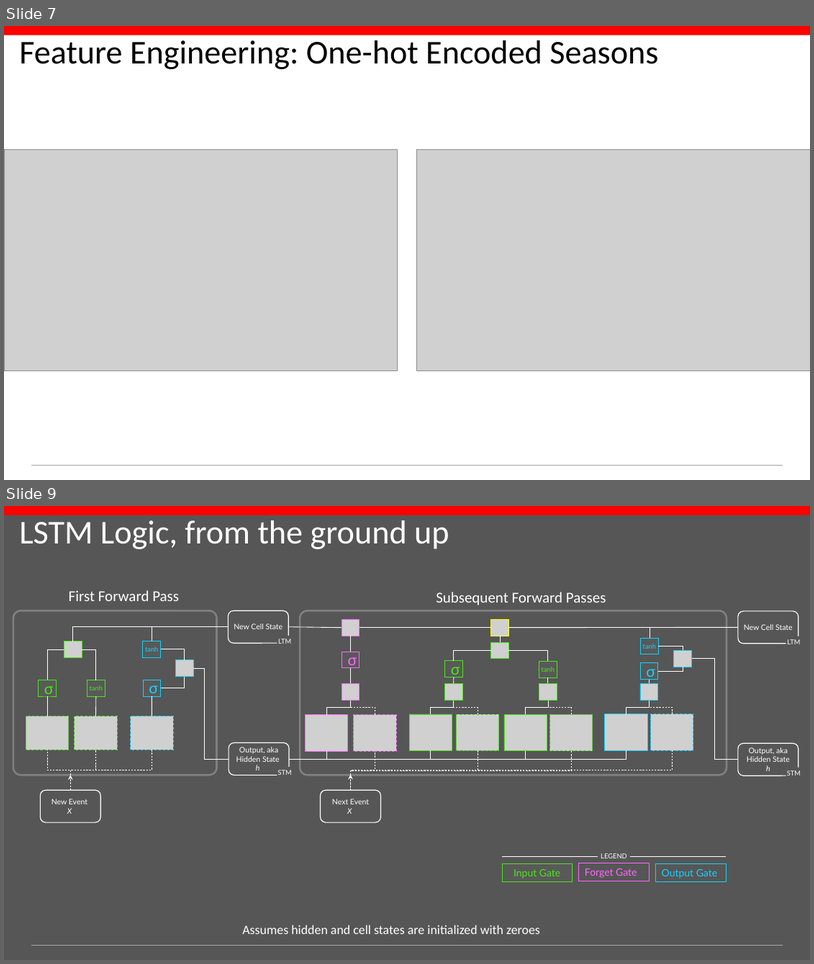
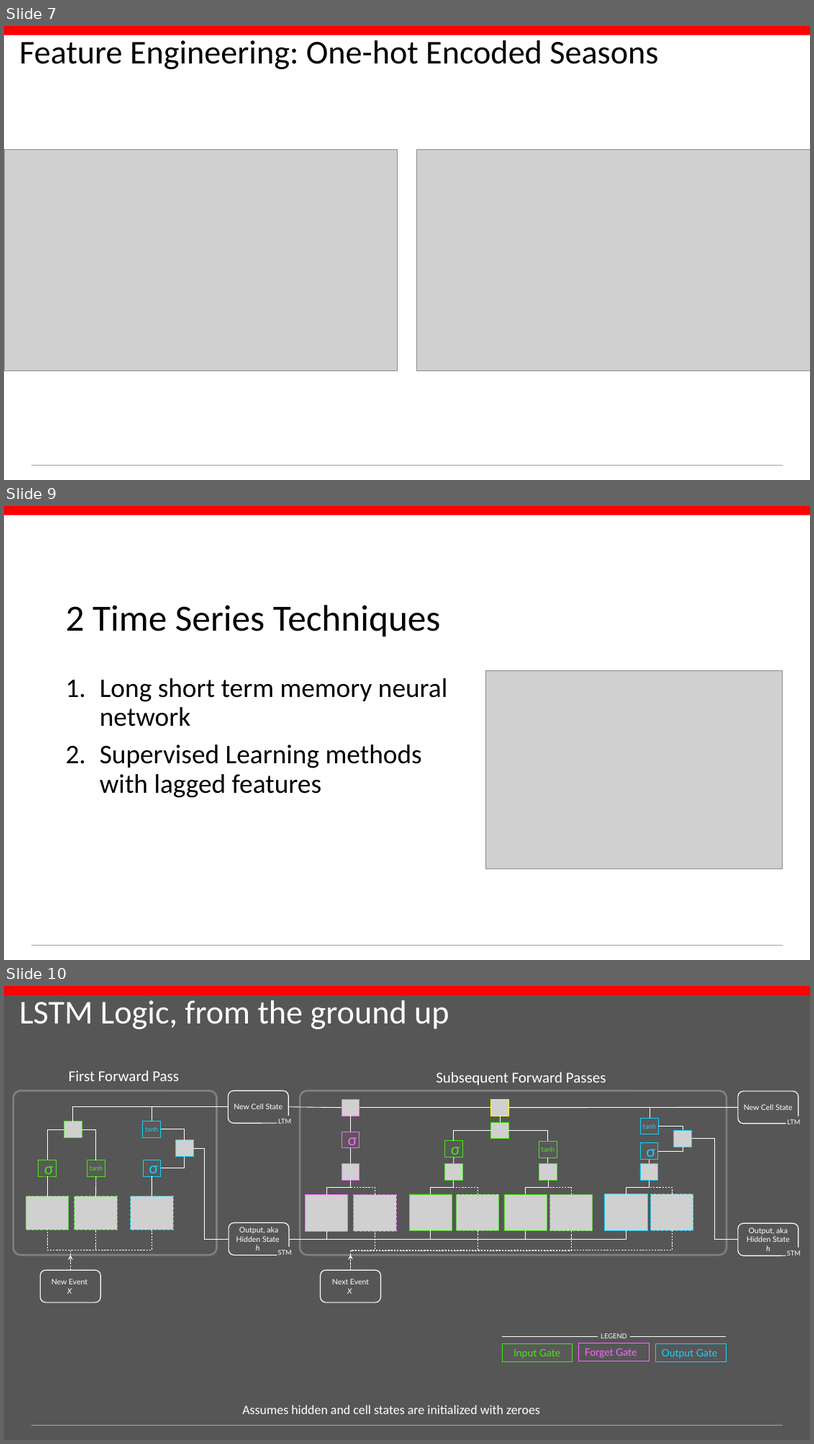
Before and after one commit to conditg/deng-ai, a slide deck: DengAI.pptx. Shown one above the other, each under a label of ours: slides 7 and 9 before the commit, slides 7, 9 and 10 after it; the slides between them are not shown. The pictures are 814x964 and 814x1444 pixels, drawn with LibreOffice and Linux fonts; fonts in the diff are those of the drawing; grey boxes stand for pictures; background and template pictures are left out. Boxes give left, top, right and bottom in pixels: in the first picture for what was removed or moved away, otherwise in the second. Text is boxed around its words. In the diff, an @@ line names an element or a change of style, - is before the commit and + after.

```diff
--- a/DengAI.pptx
+++ b/DengAI.pptx
@@ slide 9 added at (4, 506, 810, 960), background #FFFFFF; not listed: 2 template elements that a slide beside it also shows @@
@@ title added at (66, 605, 441, 637), 44 pt, text #000000 @@
+2 Time Series Techniques
@@ text added at (100, 678, 448, 798), 32 pt, text #000000 @@
+1. Long short term memory neural network
+2. Supervised Learning methods with lagged features
@@ picture added at (486, 671, 782, 868) @@
@@ what was slide 9 is now slide 10 @@
```
Also in this commit, not shown: 3 slides changed, 4 other slides added, 2 slides removed, 3 other files.
